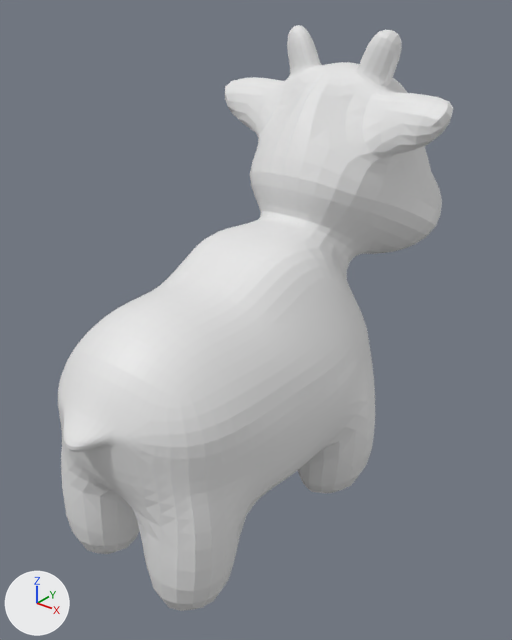
The OBJ model models/spot.obj, before and after one commit.
One viewpoint serves both versions: a 50 mm lens placed at (1.43, -2.0, 1.11), pointed at (0.02, -0.23, 0.02). Lighting does not change. The marker at lower left points along +X, +Y and +Z. The older version comes first. Where no turn or scale is listed for an object, it has been applied to the vertices.

In view in the first picture: 'spot'.
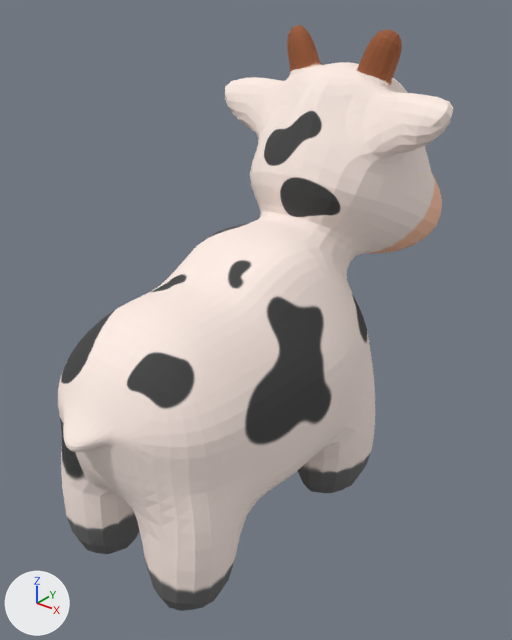
Pixel boxes (x1, y1, x2, y2) of what changed, in the pictures (512 x 640 px):
'spot', recoloured: (58, 25, 453, 611) in both

Edits to the bpy script that builds the scene:
```text
Add img_spot_texture_png:
    img_spot_texture_png = load_image('spot_texture.png', 'spot_texture.png', 1024, 1024, 'sRGB')
Add mat_spot:
    mat_spot = principled_material('spot')
    mat_spot.texture = img_spot_texture_png
    mat_spot.roughness = 0.821
Change me_spot:
    where me_spot.from_pydata(...)  # 2930 vertices, 5856 faces; spans x -0.47..0.47, y -1.05..0.67, z -0.74..0.95
    add me_spot.materials.append(mat_spot)  # picture img_spot_texture_png
```
